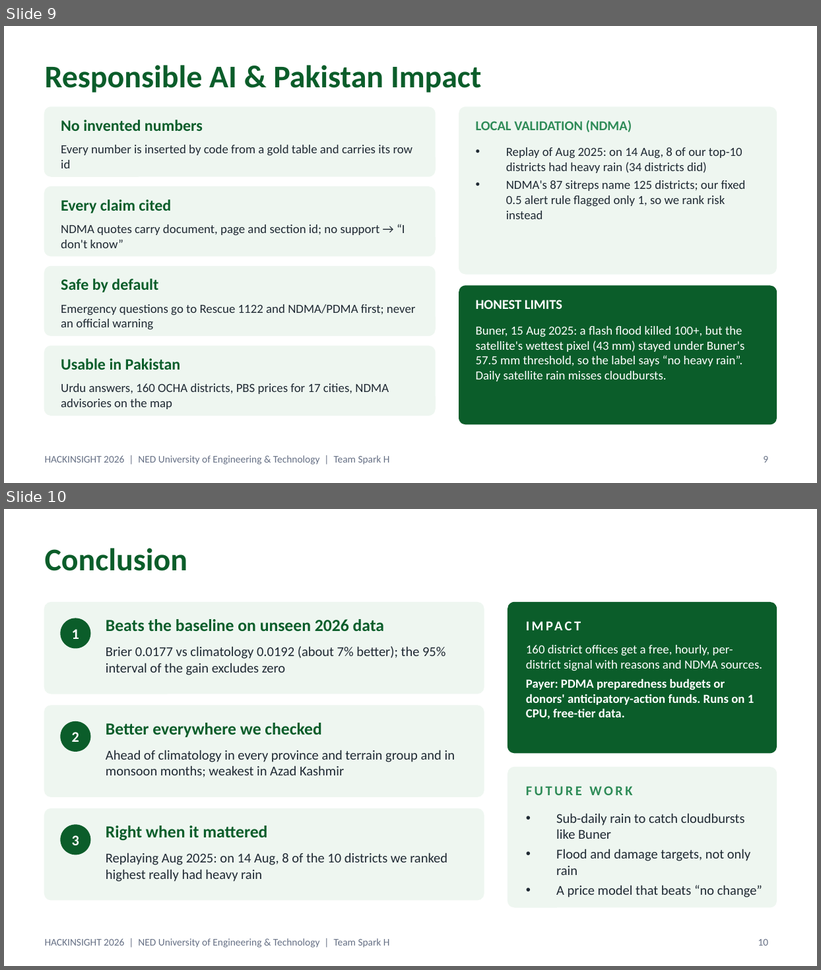
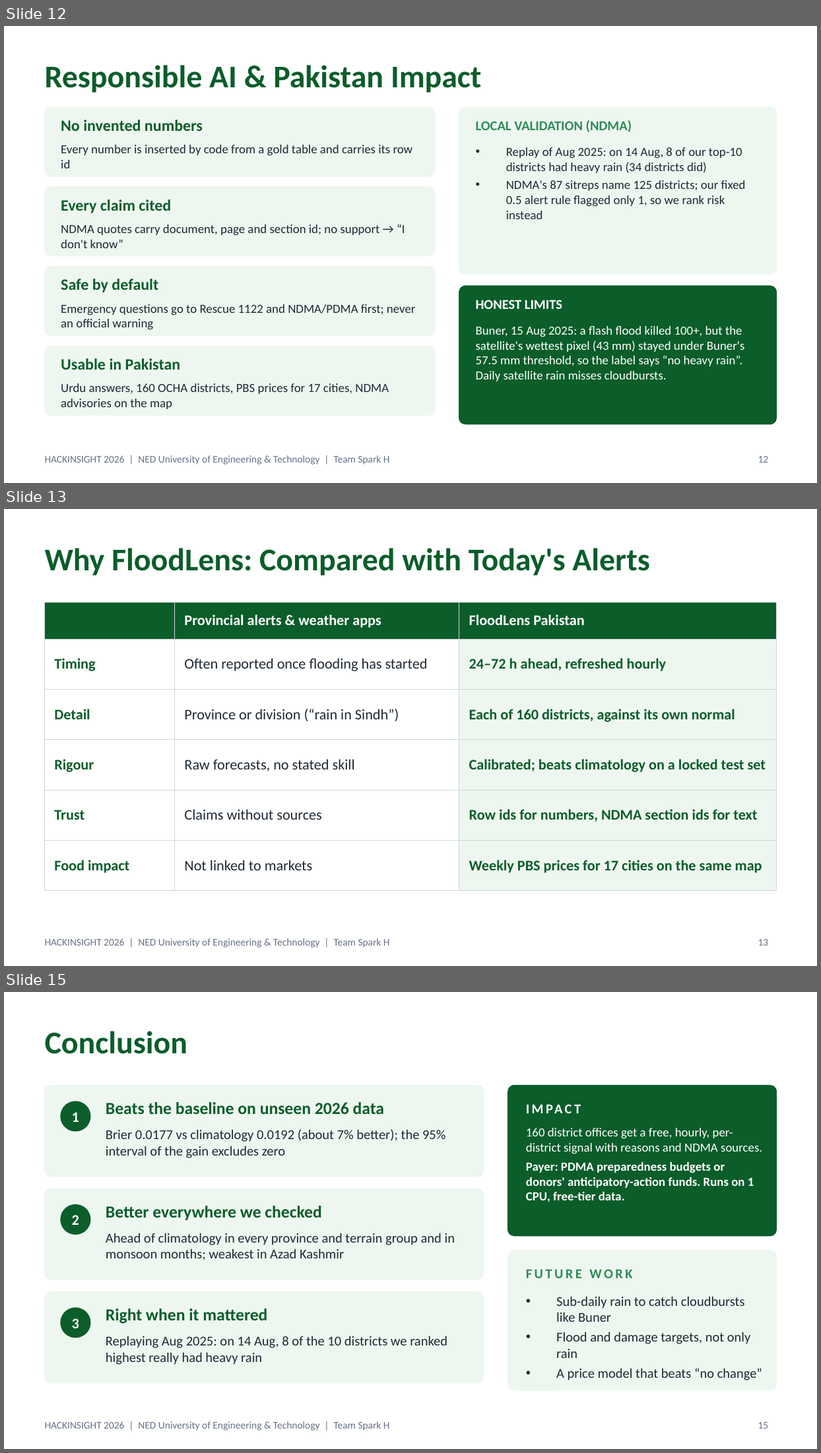
Before and after one commit to RoshaanT1/floodlens-pakistan, a slide deck: FloodLens_SparkH.pptx. Shown one above the other, each under a label of ours: slides 9 and 10 before the commit, slides 12, 13 and 15 after it; the slides between them are not shown. The pictures are 821x970 and 821x1453 pixels, drawn with LibreOffice and Linux fonts; fonts in the diff are those of the drawing. Boxes give left, top, right and bottom in pixels: in the first picture for what was removed or moved away, otherwise in the second. Text is boxed around its words. In the diff, an @@ line names an element or a change of style, - is before the commit and + after.

Commit message:
Deck: merged teammate's material (problem framing, why these sources, Model A details, optimization, comparison, business model, roll numbers); 16 slides

```diff
--- a/FloodLens_SparkH.pptx
+++ b/FloodLens_SparkH.pptx
@@ slide 13 added at <box>4,509,817,966</box>, background #FFFFFF; not listed: 1 template element that a slide beside it also shows @@
@@ title added at <box>45,548,649,576</box>, 28 pt, text #0B5D2A, bold @@
+Why FloodLens: Compared with Today's Alerts
@@ table added at <box>45,603,776,876</box>, 6 rows, 3 columns @@
+ | Provincial alerts & weather apps | FloodLens Pakistan
+Timing | Often reported once flooding has started | 24–72 h ahead, refreshed hourly
+Detail | Province or division (“rain in Sindh”) | Each of 160 districts, against its own normal
+Rigour | Raw forecasts, no stated skill | Calibrated; beats climatology on a locked test set
+Trust | Claims without sources | Row ids for numbers, NDMA section ids for text
+Food impact | Not linked to markets | Weekly PBS prices for 17 cities on the same map
@@ page number added at <box>758,939,769,946</box>, 9 pt, text #667085 @@
+13
@@ what was slide 9 is now slide 12 @@
@@ page number at <box>758,456,769,463</box>: text changed @@
-9
+12
@@ what was slide 10 is now slide 15 @@
@@ page number at <box>758,1422,769,1429</box>: text changed @@
-10
+15
```
Also in this commit, not shown: 3 slides changed, 4 other slides added, 1 other file.
